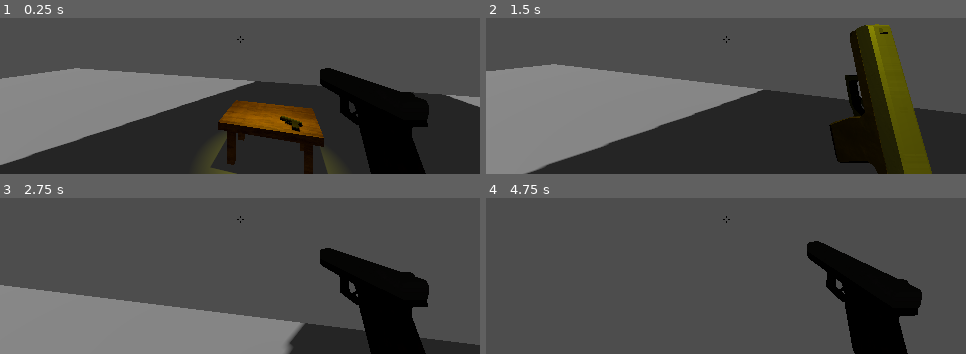
Above: before the commit, frames 1-4 (two rows, left to right).
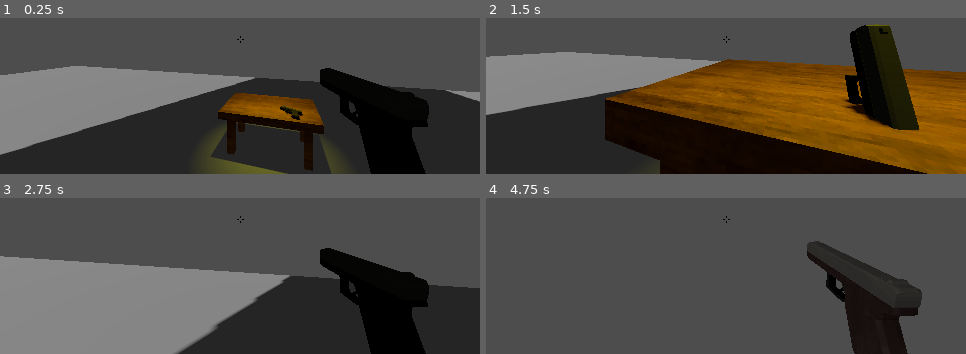
Above: after the commit, the same moments.

Repository: TheM0RSE/GameOff2026
Game: Godot game, scene res://Scenes/Main.tscn
The game is run twice, just before and just after one commit, with the same random seed, the same clock (stepped at 60 frames per second) and the same inputs.
Inputs (mouse positions are in pixels of both pictures, inside the frame that each line leads up to):
- Up to frame 1 (0.25 s): no input
- Up to frame 2 (1.5 s): move the mouse to (750, 38) at 0.52 s; hold W (up) from 0.53 s (still down); click (750, 38) at 0.6 s; tap Space (jump) at 0.77 s; move the mouse to (702, 39) at 1.27 s; click (702, 39) at 1.35 s
- Up to frame 3 (2.75 s): keep holding W (up); tap Space (jump) at 1.52 s; move the mouse to (249, 213) at 2.02 s; click (249, 213) at 2.1 s
- Up to frame 4 (4.75 s): keep holding W (up); move the mouse to (721, 222) at 2.77 s; click (721, 222) at 2.85 s; tap Space (jump) at 3.02, 3.77, 4.52 s; move the mouse to (764, 222) at 3.52 s; click (764, 222) at 3.6 s; move the mouse to (687, 215) at 4.27 s; click (687, 215) at 4.35 s

The runs differ from the first frame. In frame 1, 10% of the frame differs, in the area x 0-100%, y 30-100%; in frame 2, 63%, in the area x 0-100%, y 4-100%; in frame 3, 27%; in frame 4, 5.1%.

Commit message:
Don't remember

Diff:
--- a/Entities/Customer/Customer.gd
+++ b/Entities/Customer/Customer.gd
@@ -13,6 +13,10 @@
 	if not player:
 		return
 
+	# Add gravity when the enemy is in the air
+	if not is_on_floor():
+		velocity += get_gravity() * delta
+
 	# Update the navigation agent's target position to the player's position
 	nav_agent.target_position = player.global_position
 
@@ -26,11 +30,11 @@
 
 	# Calculate direction and move towards the next position
 	var direction: Vector3 = current_agent_position.direction_to(next_path_position)
-	velocity = direction * movement_speed
+	velocity.x = direction.x * movement_speed
+	velocity.z = direction.z * movement_speed
 
 	# Rotate smoothly to face the movement direction
 	if direction.length_squared() > 0.001:
 		look_at(Vector3(global_position.x + direction.x, global_position.y, global_position.z + direction .z), Vector3.UP)
 
-
 	move_and_slide()
--- a/Entities/Customer/Customer.tscn
+++ b/Entities/Customer/Customer.tscn
@@ -6,9 +6,8 @@
 
 [sub_resource type="CapsuleShape3D" id="CapsuleShape3D_3n5wa"]
 
-[node name="Customer" type="CharacterBody3D" unique_id=1439125245 node_paths=PackedStringArray("nav_agent")]
+[node name="Customer" type="CharacterBody3D" unique_id=1439125245]
 script = ExtResource("1_p0mig")
-nav_agent = NodePath("NavigationAgent3D")
 
 [node name="MeshInstance3D" type="MeshInstance3D" parent="." unique_id=1057250039]
 transform = Transform3D(1, 0, 0, 0, 1, 0, 0, 0, 1, 0, 1, 0)
--- /dev/null
+++ b/Entities/Player/Color.gdshader
@@ -0,0 +1,22 @@
+shader_type canvas_item;
+
+uniform sampler2D screen_texture : hint_screen_texture;
+uniform int range_per_color = 1;
+
+void fragment() {
+    // Sample the original screen texture
+    vec4 original_color = texture(screen_texture, SCREEN_UV);
+
+    // Quantize colors
+    float new_r = float(original_color.r) * float(range_per_color);
+    new_r = round(new_r) / float(range_per_color);
+
+    float new_g = float(original_color.g) * float(range_per_color);
+    new_g = round(new_g) / float(range_per_color);
+
+    float new_b = float(original_color.b) * float(range_per_color);
+    new_b = round(new_b) / float(range_per_color);
+
+    // Poop out "Indexed color"
+    COLOR = vec4(new_r,new_g,new_b,1.0);
+}
--- a/Entities/Player/Player.gd
+++ b/Entities/Player/Player.gd
@@ -1,7 +1,9 @@
 extends CharacterBody3D
 
 const SPEED = 5.0
-const JUMP_VELOCITY = 4.5
+const JUMP_VELOCITY = 6.5
+
+const WEIGHT = 2.0
 
 # Mouse & camera variables
 var mouse_sensitivity := 0.005
@@ -37,7 +39,7 @@
 func _physics_process(delta: float) -> void:
 	# Gravity
 	if not is_on_floor():
-		velocity += get_gravity() * delta
+		velocity += get_gravity() * WEIGHT * delta
 
 	# Jump
 	if Input.is_action_just_pressed("jump") and is_on_floor():
--- a/Scenes/Main.tscn
+++ b/Scenes/Main.tscn
@@ -62,5 +62,6 @@
 transform = Transform3D(1, 0, 0, 0, 1, 0, 0, 0, 1, 1.2193736, 0.49999952, -5.2559977)
 
 [node name="Customer" parent="." unique_id=1439125245 node_paths=PackedStringArray("player") instance=ExtResource("6_v1gob")]
-transform = Transform3D(1, 0, 0, 0, 1, 0, 0, 0, 1, -11.2368145, 0.50000095, 10.075342)
+transform = Transform3D(1, 0, 0, 0, 1, 0, 0, 0, 1, -11.2368145, 4.8552704, 10.075342)
+movement_speed = 2.0
 player = NodePath("../Player")
Not shown, added: Entities/Player/Color.gdshader.uid
